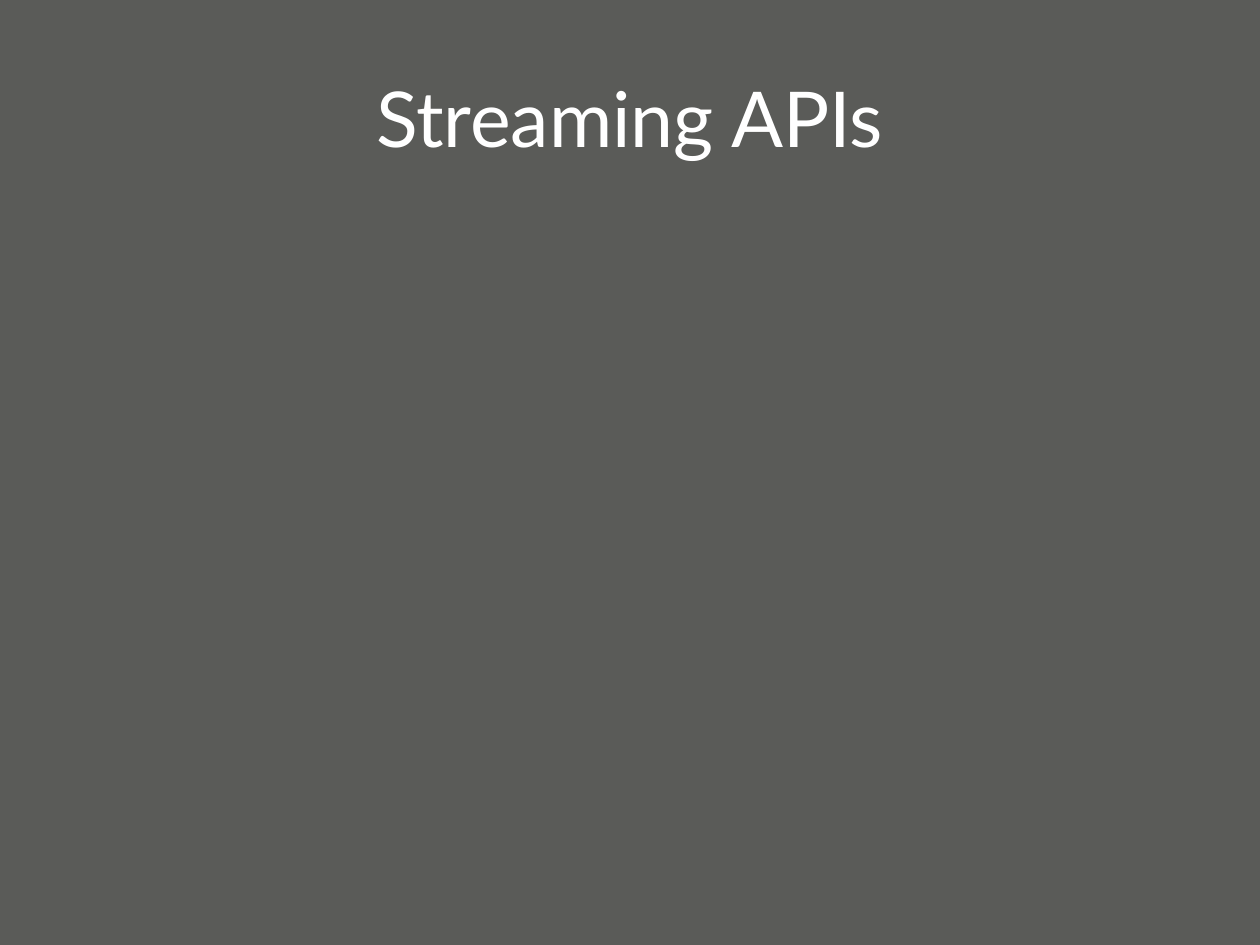
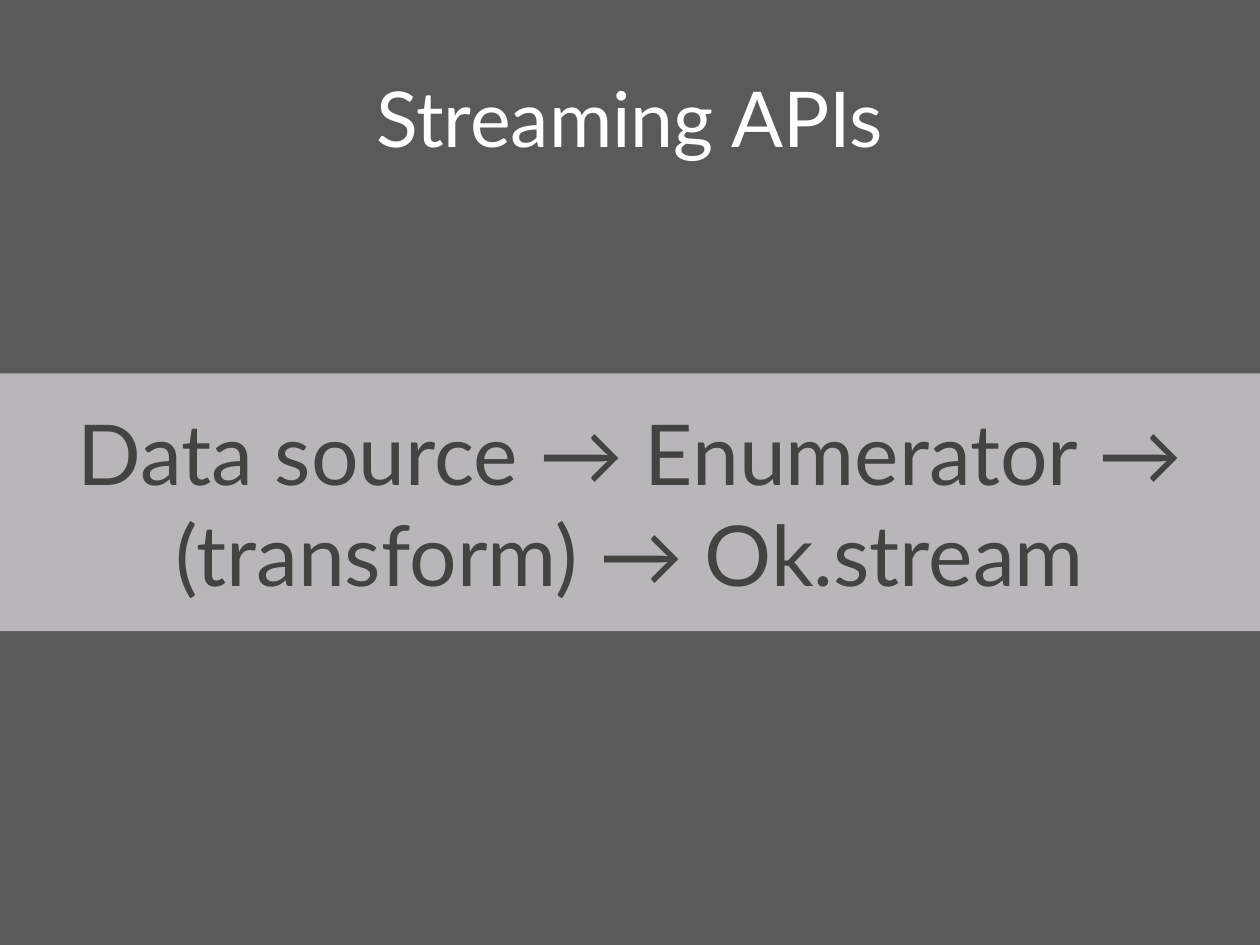
Before and after one commit to oscarrenalias/wjax-2012-play-async-apps, a slide deck: slide 31 of presentation/Asynchronous web apps with Play Framework 2.0.pptx (slide 27 before the commit). Drawn at 1260x945 pixels with LibreOffice and Linux fonts; fonts in the diff are those of the drawing; background and template pictures are left out. Boxes give left, top, right and bottom in pixels: in the first picture for what was removed or moved away, otherwise in the second. Text is boxed around its words. In the diff, an @@ line names an element or a change of style, - is before the commit and + after.

```diff
--- a/presentation/Asynchronous web apps with Play Framework 2.0.pptx
+++ b/presentation/Asynchronous web apps with Play Framework 2.0.pptx
@@ text added at <box>0,373,1260,631</box>, fill #D5D0D6 at 78% opacity, 48 pt, text #434442 @@
+Data source → Enumerator → (transform) → Ok.stream
```
Also in this commit, not shown: 4 other slides changed, 5 slides added, 1 slide removed.
